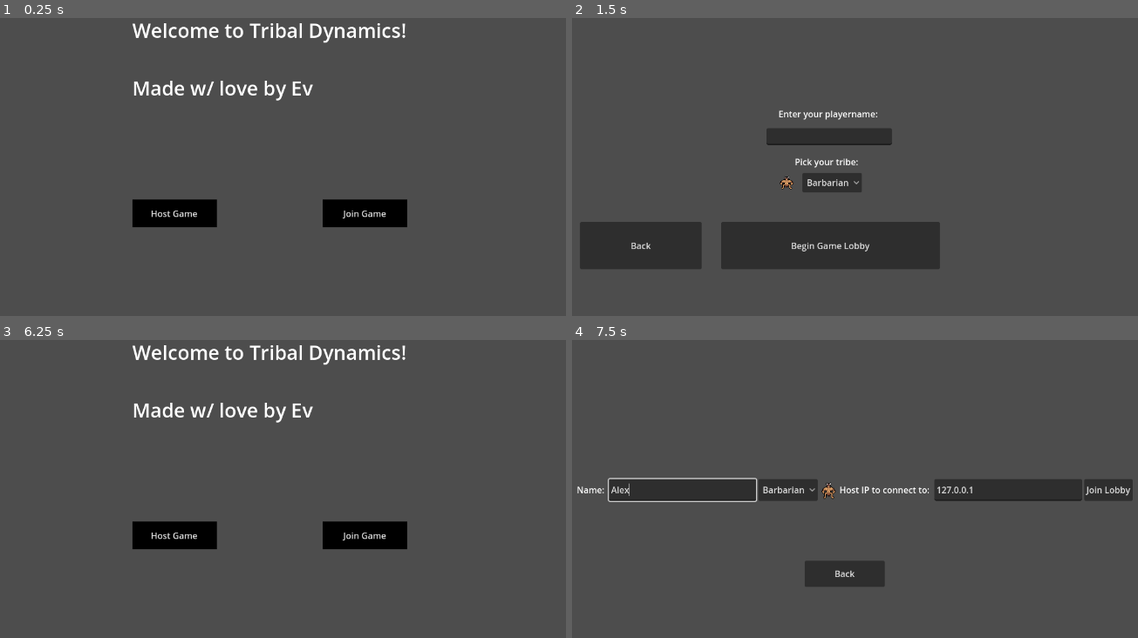
Above: before the commit, frames 1-4 (two rows, left to right).
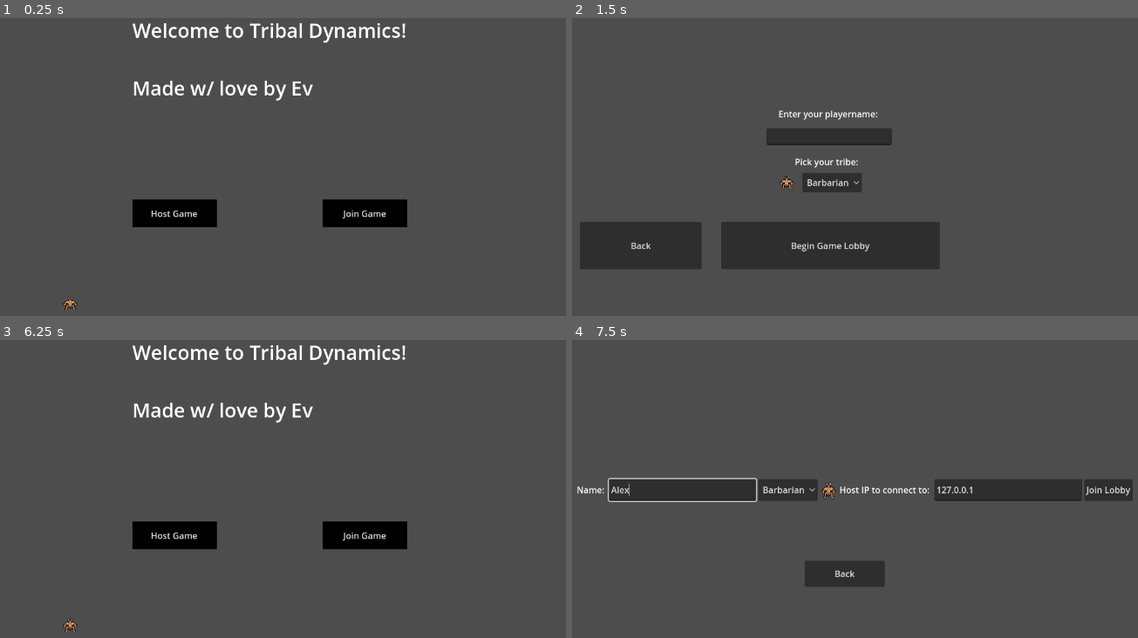
Above: after the commit, the same moments.

Repository: OneWhoLepps/TribalDynamics
Game: Godot game, scene res://Scenes/RefactoredTribalDynamics/MainScene.tscn
The game is run twice, just before and just after one commit, with the same random seed, the same clock (stepped at 60 frames per second) and the same inputs.
Inputs (mouse positions are in pixels of both pictures, inside the frame that each line leads up to):
- Up to frame 1 (0.25 s): no input
- Up to frame 2 (1.5 s): tap Enter at 0.5 s; move the mouse to (1030, 155) at 0.52 s; click (1030, 155) at 0.67 s; click "Host Game" at 1.25 s
- Up to frame 3 (6.25 s): click (254, 459) at 2.02 s; type "Alex" at 2.1 s; click "Begin Game Lobby" at 2.75 s; click (175, 432) at 3.5 s; click (175, 432) at 4.25 s; click (96, 432) at 5 s; click "Leave" at 5.75 s
- Up to frame 4 (7.5 s): click "Join Game" at 6.5 s; click (685, 489) at 7.27 s; type "Alex" at 7.35 s

The runs differ from the first frame. In frame 1, less than 0.1% of the frame differs, in the area x 11-14%, y 93-98%; in frame 2, nothing differs; in frame 3, less than 0.1%; in frame 4, nothing differs.

Commit message:
Playing around with animations
-Figured out how to add animatedsprite2D to a scene, then strip bwalker's sprites from their sheets and add them as animations. Then put that sprite into its own scene, and added 'play' command to on-ready causing sprites to do its idle animation when game launches (wherever we've added this scene to)
-Removed a bunch of garbage stuff

Diff:
--- /dev/null
+++ b/Assets/AtlasTextures/MainSceneBackground.tres
@@ -0,0 +1,29 @@
+[gd_resource type="TileSet" load_steps=4 format=3 uid="uid://cys0i87qgnlo0"]
+
+[ext_resource type="Texture2D" uid="uid://dykswq60h4cob" path="res://Assets/Background/Tribal_Dynamics_BG-Sheet.png" id="1_065j0"]
+
+[sub_resource type="TileSetAtlasSource" id="TileSetAtlasSource_f7vgj"]
+texture = ExtResource("1_065j0")
+0:0/0 = 0
+1:0/0 = 0
+2:0/0 = 0
+3:0/0 = 0
+4:0/0 = 0
+5:0/0 = 0
+6:0/0 = 0
+7:0/0 = 0
+0:1/0 = 0
+1:1/0 = 0
+2:1/0 = 0
+3:1/0 = 0
+4:1/0 = 0
+5:1/0 = 0
+6:1/0 = 0
+7:1/0 = 0
+
+[sub_resource type="TileSetAtlasSource" id="TileSetAtlasSource_25lhs"]
+texture = ExtResource("1_065j0")
+
+[resource]
+sources/0 = SubResource("TileSetAtlasSource_f7vgj")
+sources/1 = SubResource("TileSetAtlasSource_25lhs")
--- /dev/null
+++ b/Assets/Barbarian/Animations/BarbGeneral-Idle.tscn
@@ -0,0 +1,40 @@
+[gd_scene load_steps=7 format=3 uid="uid://cwtijk6a5jivs"]
+
+[ext_resource type="Texture2D" uid="uid://di26wgalpe3o3" path="res://Assets/Barbarian/Tribal_Dynamics_BarbGeneral-Sheet.png" id="1_co7se"]
+[ext_resource type="Script" path="res://Assets/Barbarian/Animations/BarbGeneral.gd" id="2_mcga8"]
+
+[sub_resource type="AtlasTexture" id="AtlasTexture_pga33"]
+atlas = ExtResource("1_co7se")
+region = Rect2(32, 0, 32, 32)
+
+[sub_resource type="AtlasTexture" id="AtlasTexture_ockru"]
+atlas = ExtResource("1_co7se")
+region = Rect2(0, 0, 32, 32)
+
+[sub_resource type="AtlasTexture" id="AtlasTexture_dcjpy"]
+atlas = ExtResource("1_co7se")
+region = Rect2(64, 0, 32, 32)
+
+[sub_resource type="SpriteFrames" id="SpriteFrames_bg6yh"]
+animations = [{
+"frames": [{
+"duration": 1.0,
+"texture": SubResource("AtlasTexture_pga33")
+}, {
+"duration": 1.0,
+"texture": SubResource("AtlasTexture_ockru")
+}, {
+"duration": 1.0,
+"texture": SubResource("AtlasTexture_dcjpy")
+}],
+"loop": true,
+"name": &"default",
+"speed": 3.0
+}]
+
+[node name="BarbGeneral-idle" type="Node2D"]
+
+[node name="BarbGeneral" type="AnimatedSprite2D" parent="."]
+sprite_frames = SubResource("SpriteFrames_bg6yh")
+frame_progress = 0.792982
+script = ExtResource("2_mcga8")
--- /dev/null
+++ b/Assets/Barbarian/Animations/BarbGeneral.gd
@@ -0,0 +1,11 @@
+extends AnimatedSprite2D
+
+# Called when the node enters the scene tree for the first time.
+func _ready():
+	play("default")
+	pass # Replace with function body.
+
+
+# Called every frame. 'delta' is the elapsed time since the previous frame.
+func _process(delta):
+	pass
--- /dev/null
+++ b/Assets/GeneralIdleAnim-Picker/GeneralIdleAnim-Picker.tscn
@@ -0,0 +1,8 @@
+[gd_scene load_steps=2 format=3 uid="uid://btvehvw0fkxi0"]
+
+[ext_resource type="PackedScene" uid="uid://cwtijk6a5jivs" path="res://Assets/Barbarian/Animations/BarbGeneral-Idle.tscn" id="1_1bfr3"]
+
+[node name="GeneralIdleAnim-picker" type="Node2D"]
+
+[node name="BarbGeneral-idle" parent="." instance=ExtResource("1_1bfr3")]
+position = Vector2(14, 13)
--- a/Scenes/BoardMapData.tscn
+++ b/Scenes/BoardMapData.tscn
@@ -1,10 +1,105 @@
 [gd_scene load_steps=3 format=3 uid="uid://boardmapdata"]
 
-[ext_resource type="Script" path="res://Scripts/BoardMapData.gd" id="1_mapdata"]
 [ext_resource type="TileSet" uid="uid://bo1c6xmtqd31s" path="res://Assets/AtlasTextures/BoardTileSet.tres" id="1_vm857"]
+
+[sub_resource type="GDScript" id="GDScript_kdvsd"]
+script/source = "@tool
+extends TileMap
+
+# --- Configuration ---
+
+const TILESET_PATH    = \"res://Assets/BoardTileSet.tres\"
+const TILESET_TEXTURE = \"res://Assets/Background/Tribal_Dynamics_Tileset-Sheet.png\"
+const TILE_SIZE       = Vector2i(16, 16)
+
+# Toggle guide overlay from the Inspector while editing
+@export var show_guides: bool = true:
+	set(v):
+		show_guides = v
+		queue_redraw()
+
+# --- Guide data ---
+# Corner world positions matching Player Control node offsets in GameBoard.tscn.
+# Each player base should be roughly centered on these points when painting your map.
+const CORNER_POSITIONS = [
+	Vector2(295, 98),    # Seat 1 — top-left    (Knight)
+	Vector2(292, 604),   # Seat 2 — bottom-left  (Barb)
+	Vector2(964, 606),   # Seat 3 — bottom-right (Snail)
+	Vector2(962, 98),    # Seat 4 — top-right    (Vamp)
+]
+
+const CORNER_COLORS = [
+	Color(0.2, 0.6, 1.0),   # Blue
+	Color(1.0, 0.3, 0.3),   # Red
+	Color(0.3, 0.9, 0.3),   # Green
+	Color(1.0, 0.85, 0.2),  # Yellow
+]
+
+const CORNER_NAMES = [\"Seat 1 (Knight)\", \"Seat 2 (Barb)\", \"Seat 3 (Snail)\", \"Seat 4 (Vamp)\"]
+
+# --- Setup ---
+
+func _ready():
+	if tile_set == null:
+		tile_set = _load_or_create_tileset()
+
+func _load_or_create_tileset() -> TileSet:
+	if ResourceLoader.exists(TILESET_PATH):
+		return load(TILESET_PATH)
+	var ts = _build_tileset()
+	if Engine.is_editor_hint():
+		ResourceSaver.save(ts, TILESET_PATH)
+	return ts
+
+func _build_tileset() -> TileSet:
+	var ts     = TileSet.new()
+	ts.tile_size = TILE_SIZE
+	var source = TileSetAtlasSource.new()
+	source.texture             = load(TILESET_TEXTURE)
+	source.texture_region_size = TILE_SIZE
+	if source.texture:
+		var tex  = source.texture.get_size()
+		var cols = int(tex.x / TILE_SIZE.x)
+		var rows = int(tex.y / TILE_SIZE.y)
+		for col in range(cols):
+			for row in range(rows):
+				source.create_tile(Vector2i(col, row))
+	ts.add_source(source, 0)
+	return ts
+
+# --- Guide overlay (editor only) ---
+# Disable show_guides in the Inspector before running the game,
+# or it will draw over the board at runtime too.
+
+func _draw():
+	if not show_guides:
+		return
+	_draw_road_guides()
+	_draw_base_guides()
+
+func _draw_road_guides():
+	for i in range(CORNER_POSITIONS.size()):
+		for j in range(i + 1, CORNER_POSITIONS.size()):
+			draw_line(CORNER_POSITIONS[i], CORNER_POSITIONS[j], Color(1, 1, 1, 0.2), 4.0)
+
+func _draw_base_guides():
+	for i in range(CORNER_POSITIONS.size()):
+		var center = CORNER_POSITIONS[i]
+		var color  = CORNER_COLORS[i]
+		var rect   = Rect2(center - Vector2(32, 32), Vector2(64, 64))
+		draw_rect(rect, color * Color(1, 1, 1, 0.2), true)
+		draw_rect(rect, color, false, 2.0)
+		draw_string(
+			ThemeDB.fallback_font,
+			center + Vector2(-28, -36),
+			CORNER_NAMES[i],
+			HORIZONTAL_ALIGNMENT_LEFT, -1, 11,
+			Color(1, 1, 1, 0.9)
+		)
+"
 
 [node name="BoardMapData" type="TileMap"]
 tile_set = ExtResource("1_vm857")
 format = 2
 layer_0/tile_data = PackedInt32Array(2293775, 0, 0, 2359311, 0, 3, 2424847, 0, 3, 2293776, 65536, 0, 2359312, 65536, 3, …(66135 unchanged characters)…
-script = ExtResource("1_mapdata")
+script = SubResource("GDScript_kdvsd")
--- a/Scenes/RefactoredTribalDynamics/MainScene.tscn
+++ b/Scenes/RefactoredTribalDynamics/MainScene.tscn
@@ -1,6 +1,7 @@
-[gd_scene load_steps=5 format=3 uid="uid://csu3gmiv2ib54"]
+[gd_scene load_steps=6 format=3 uid="uid://csu3gmiv2ib54"]
 
 [ext_resource type="Script" path="res://Scripts/RefactoredTribalDynamics/MainScene.gd" id="1_hohkm"]
+[ext_resource type="PackedScene" uid="uid://btvehvw0fkxi0" path="res://Assets/GeneralIdleAnim-Picker/GeneralIdleAnim-Picker.tscn" id="2_k6uko"]
 
 [sub_resource type="StyleBoxFlat" id="StyleBoxFlat_xpesv"]
 bg_color = Color(0, 0, 0, 1)
@@ -54,5 +55,8 @@
 position = Vector2(576, 324)
 scale = Vector2(1.59116, 0.576512)
 
+[node name="GeneralIdleAnim-picker" parent="." instance=ExtResource("2_k6uko")]
+position = Vector2(198, 584)
+
 [connection signal="pressed" from="HostButton" to="." method="_on_HostButton_pressed"]
 [connection signal="pressed" from="JoinButton" to="." method="_on_JoinButton_pressed"]
--- a/Scenes/TutorialLobbyScene.tscn
+++ /dev/null
@@ -1,93 +0,0 @@
-[gd_scene load_steps=2 format=3 uid="uid://c8uj83j820gw3"]
-
-[ext_resource type="Script" path="res://Scenes/TutorialMultiplayerController.gd" id="1_22qk0"]
-
-[node name="TutorialLobbyScene" type="Control"]
-layout_mode = 3
-anchors_preset = 15
-anchor_right = 1.0
-anchor_bottom = 1.0
-offset_left = 2.0
-offset_top = 23.0
-offset_right = 306.0
-offset_bottom = 252.0
-grow_horizontal = 2
-grow_vertical = 2
-script = ExtResource("1_22qk0")
-
-[node name="HostGame" type="Button" parent="."]
-layout_mode = 0
-offset_left = 64.0
-offset_top = 67.0
-offset_right = 108.0
-offset_bottom = 97.0
-text = "Host"
-
-[node name="JoinGame" type="Button" parent="."]
-layout_mode = 0
-offset_left = 125.0
-offset_top = 67.0
-offset_right = 163.0
-offset_bottom = 98.0
-text = "Join"
-
-[node name="StartGame" type="Button" parent="."]
-layout_mode = 0
-offset_left = 183.0
-offset_top = 67.0
-offset_right = 229.0
-offset_bottom = 98.0
-disabled = true
-text = "Start"
-
-[node name="LineEdit" type="LineEdit" parent="."]
-layout_mode = 0
-offset_left = 98.0
-offset_top = 23.0
-offset_right = 336.0
-offset_bottom = 54.0
-
-[node name="NameLabel" type="Label" parent="."]
-layout_mode = 0
-offset_left = 34.0
-offset_top = 23.0
-offset_right = 74.0
-offset_bottom = 46.0
-rotation = -0.00103556
-text = "Name:"
-
-[node name="IPandPortLabel" type="Label" parent="."]
-layout_mode = 0
-offset_left = 355.0
-offset_top = 29.0
-offset_right = 533.0
-offset_bottom = 52.0
-rotation = -0.00103556
-text = "Host IP to connect to:"
-autowrap_mode = 2
-
-[node name="IPTextField" type="LineEdit" parent="."]
-layout_mode = 0
-offset_left = 524.0
-offset_top = 29.0
-offset_right = 762.0
-offset_bottom = 60.0
-
-[node name="ReadonlyChatbox" type="ItemList" parent="."]
-layout_mode = 0
-offset_left = 796.0
-offset_right = 1301.0
-offset_bottom = 112.0
-
-[node name="Button" type="Button" parent="."]
-layout_mode = 0
-offset_left = 524.0
-offset_top = 67.0
-offset_right = 742.0
-offset_bottom = 85.0
-text = "Restart game"
-
-[connection signal="button_down" from="HostGame" to="." method="_on_host_game_button_down"]
-[connection signal="button_down" from="JoinGame" to="." method="_on_join_game_button_down"]
-[connection signal="button_down" from="StartGame" to="." method="_on_start_game_button_down"]
-[connection signal="button_down" from="Button" to="." method="_on_button_button_down"]
--- a/Scenes/TutorialMultiplayerController.gd
+++ /dev/null
@@ -1,198 +0,0 @@
-extends Control
-
-@export var Address: String = "127.0.0.1"
-@export var port: int = 8910
-
-@onready var chatbox: ItemList = $ReadonlyChatbox
-@onready var name_input: LineEdit = $LineEdit
-@onready var start_button: Button = $StartGame
-@onready var ip_input: LineEdit = $IPTextField
-
-
-var peer
-
-func _ready():
-	multiplayer.peer_connected.connect(peer_connected)
-	multiplayer.peer_disconnected.connect(peer_disconnected)
-	multiplayer.connected_to_server.connect(connected_to_server)
-	multiplayer.connection_failed.connect(connection_failed)
-	start_button.disabled = true
-
-func _on_host_game_button_down() -> void:
-	peer = ENetMultiplayerPeer.new()
-	var error = peer.create_server(port, 4)
-	if error != OK:
-		print("Cannot host: ", error)
-		return
-
-	peer.get_host().compress(ENetConnection.COMPRESS_RANGE_CODER)
-	multiplayer.set_multiplayer_peer(peer)
-	start_button.disabled = false
-
-	var my_id: int = multiplayer.get_unique_id()
-	HostGame(name_input.text, my_id, GameManager.RED)
-
-func HostGame(playerName, id, color):
-	if !GameManager.Players.has(id):
-		GameManager.Players[id] = {
-			"name": playerName,
-			"id": id,
-			"color": color,
-			"health": 10,
-			"storedUnitCount": 3
-			}
-
-		var message: String = "%s has joined the lobby with color %s." % [name, color]
-		GameManager.Chatbox.append(message)
-		refresh_chatbox()
-
-func _on_join_game_button_down() -> void:
-	peer = ENetMultiplayerPeer.new()
-	var error = peer.create_client(ip_input.text, port)
-
-	if error != OK:
-		print("Failed to connect to server. Error code: ", error)
-		match error:
-			ERR_CANT_CREATE: print("Cannot create client.")
-			ERR_CANT_CONNECT: print("Cannot connect to host.")
-			ERR_ALREADY_IN_USE: print("Already connected.")
-			_:
-				print("Unknown error.")
-		return
-	peer.get_host().compress(ENetConnection.COMPRESS_RANGE_CODER)
-	multiplayer.set_multiplayer_peer(peer)
-
-func _on_start_game_button_down():
-	if multiplayer.is_server():
-		start_game.rpc()
-
-@rpc("any_peer", "call_local")
-func start_game():
-	var scene: Node = preload("res://Scenes/GameBoard.tscn").instantiate()
-	scene.name = "GameBoard"
-	get_tree().root.add_child(scene)
-
-@rpc("any_peer", "call_local")
-func RemoveColorFromUnassignedList():
-	GameManager.OpenColors.pop_front()
-
-func peer_connected(id):
-	print("Player Connected: ", id)
-
-func peer_disconnected(id):
-	print("Player Disconnected: ", id)
-
-func connected_to_server():
-	print("Connected to server!")
-	#call request join on host client
-	RequestJoin.rpc_id(1, name_input.text, multiplayer.get_unique_id())
-
-@rpc("any_peer")
-func RequestJoin(playerName: String, id: int) -> void:
-	if !multiplayer.is_server():
-		return
-
-	if GameManager.OpenColors.is_empty():
-		print("No colors left!")
-		return
-
-	#server pops a color
-	var assigned_color = GameManager.OpenColors[0]
-	GameManager.OpenColors.pop_front()
-
-	#server adds join message to its own chatbox
-	#and adds player to its playerlist
-	var join_msg: String = "%s has joined the lobby with color %s." % [playerName, assigned_color]
-	GameManager.Chatbox.append(join_msg)
-	AddPlayerToGameManager(id, playerName, assigned_color)
-
-	#clients call requestjoin, and server executes
-
-	#send server chat history to client that calls this
-	SendFullChatHistory.rpc(GameManager.Chatbox)
-	#update server's chathistory
-	UpdateChatHistory(GameManager.Chatbox)
-
-
-	SendAvailableColors.rpc(GameManager.OpenColors)
-	SendAllPlayerData.rpc(GameManager.Players)
-
-@rpc("authority")
-func SendFullChatHistory(history: Array):
-	UpdateChatHistory(history)
-
-@rpc("authority")
-func SendAllPlayerData(players: Dictionary):
-	_sync_all_players(players)
-
-@rpc("authority")
-func SendAvailableColors(colors: Array):
-	GameManager.OpenColors = colors.duplicate()
-
-@rpc("any_peer")
-func SendPlayerInformation(playerName: String, id: int, color: int):
-	AddPlayerToGameManager(id, playerName, color)
-
-func UpdateChatHistory(history: Array):
-	GameManager.Chatbox = history.duplicate()
-	refresh_chatbox()
-
-func AddPlayerToGameManager(id: int, playerName: String, color: int):
-	GameManager.Players[id] = {
-		"id": id,
-		"name": playerName,
-		"color": color,
-		"health": 10,
-		"storedUnitCount": 3
-	}
-
-func _sync_all_players(players: Dictionary):
-	GameManager.Players.clear()
-	for id in players:
-		var player = players[id]
-		GameManager.Players[id] = {
-			"name": player["name"],
-			"color": player["color"],
-			"health": player["health"],
-			"unitsStored": player["storedUnitCount"],
-			"id": player["id"]
-		}
-
-func refresh_chatbox():
-	chatbox.clear()
-	for line in GameManager.Chatbox:
-		chatbox.add_item(line)
-
-func connection_failed():
-	print("Connection failed!")
-
-
-func _on_button_button_down():
-	if(multiplayer.get_unique_id() == 1):
-		request_restart_game.rpc_id(1)
-
-@rpc("any_peer", "call_local")
-func request_restart_game():
-	restart_game.rpc()
-
-@rpc("any_peer", "call_local")
-func restart_game():
-	# Reset player health
-	for player_id in GameManager.Players:
-		GameManager.Players[player_id].health = 10
-
-	# Queue-free old GameBoard scene
-	for child in get_tree().root.get_children():
-		if child.name == "GameBoard":
-			child.queue_free()
-
-	await get_tree().process_frame  # Wait until scene is really freed
-	await get_tree().process_frame  # Extra frame helps ensure it's gone
-
-	# Instantiate a new GameBoard
-	var new_game_scene: Node = preload("res://Scenes/GameBoard.tscn").instantiate()
-	new_game_scene.name = "GameBoard"
-	get_tree().root.add_child(new_game_scene)
-	var overlay := new_game_scene.get_node("OverlayContainer")
-	if overlay:
-		overlay.visible = false
--- a/Scripts/BoardMap.gd
+++ /dev/null
@@ -1,104 +0,0 @@
-extends TileMap
-
-# --- Tile atlas coordinates within Tribal_Dynamics_Tileset-Sheet.png ---
-# Tiles are 16×16. If something looks wrong, open the sheet in Godot's
-# TileSet inspector and adjust these Vector2i(column, row) values.
-const TILE_GRASS = Vector2i(0, 0)   # Plain green  — background fill
-const TILE_PATH  = Vector2i(0, 1)   # Brown/soil   — roads between bases
-const TILE_BASE  = Vector2i(1, 0)   # Bordered green — player corner zones
-
-const SOURCE_ID = 0
-
-# Board size in tiles (1280 / 16 = 80 wide, 720 / 16 = 45 tall)
-const BOARD_COLS = 80
-const BOARD_ROWS = 45
-
-# Tile coordinate of each player base — derived from the Control node offsets
-# in GameBoard.tscn (offset_left / 16, offset_top / 16).
-const BASE_POSITIONS = {
-	1: Vector2i(18, 6),   # Player 1 — top-left
-	2: Vector2i(18, 38),  # Player 2 — bottom-left
-	3: Vector2i(60, 38),  # Player 3 — bottom-right
-	4: Vector2i(60, 6),   # Player 4 — top-right
-}
-
-const BASE_RADIUS    = 3  # Tiles from center that form the base zone square
-const ROAD_HALF_WIDTH = 1  # Half-width of roads; actual road = 2n+1 tiles wide
-
-func _ready():
-	_configure_tileset()
-	_paint_board()
-
-# --- TileSet ----------------------------------------------------------------
-
-func _configure_tileset():
-	var ts     = TileSet.new()
-	ts.tile_size = Vector2i(16, 16)
-
-	var source = TileSetAtlasSource.new()
-	source.texture              = load("res://Assets/Assets/Assets/Tribal_Dynamics_Tileset-Sheet.png")
-	source.texture_region_size  = Vector2i(16, 16)
-	source.create_tile(TILE_GRASS)
-	source.create_tile(TILE_PATH)
-	source.create_tile(TILE_BASE)
-
-	ts.add_source(source, SOURCE_ID)
-	tile_set = ts
-
-# --- Painting ---------------------------------------------------------------
-
-func _paint_board():
-	_fill_background()
-	_draw_all_roads()
-	_draw_all_bases()
-
-func _fill_background():
-	for x in range(BOARD_COLS):
-		for y in range(BOARD_ROWS):
-			set_cell(0, Vector2i(x, y), SOURCE_ID, TILE_GRASS)
-
-func _draw_all_roads():
-	var seats = BASE_POSITIONS.keys()
-	for i in range(seats.size()):
-		for j in range(i + 1, seats.size()):
-			_draw_road(BASE_POSITIONS[seats[i]], BASE_POSITIONS[seats[j]])
-
-func _draw_road(from: Vector2i, to: Vector2i):
-	for point in _bresenham_line(from, to):
-		for dx in range(-ROAD_HALF_WIDTH, ROAD_HALF_WIDTH + 1):
-			for dy in range(-ROAD_HALF_WIDTH, ROAD_HALF_WIDTH + 1):
-				_set_board_cell(Vector2i(point.x + dx, point.y + dy), TILE_PATH)
-
-func _draw_all_bases():
-	for seat in BASE_POSITIONS:
-		_draw_base(BASE_POSITIONS[seat])
-
-func _draw_base(center: Vector2i):
-	for dx in range(-BASE_RADIUS, BASE_RADIUS + 1):
-		for dy in range(-BASE_RADIUS, BASE_RADIUS + 1):
-			_set_board_cell(Vector2i(center.x + dx, center.y + dy), TILE_BASE)
-
-func _set_board_cell(pos: Vector2i, atlas_coord: Vector2i):
-	if pos.x >= 0 and pos.x < BOARD_COLS and pos.y >= 0 and pos.y < BOARD_ROWS:
-		set_cell(0, pos, SOURCE_ID, atlas_coord)
-
-# --- Bresenham line ---------------------------------------------------------
-
-func _bresenham_line(from: Vector2i, to: Vector2i) -> Array:
-	var points = []
-	var x0 = from.x;  var y0 = from.y
-	var x1 = to.x;    var y1 = to.y
-	var dx = abs(x1 - x0);  var dy = -abs(y1 - y0)
-	var sx = 1 if x0 < x1 else -1
-	var sy = 1 if y0 < y1 else -1
-	var err = dx + dy
-	while true:
-		points.append(Vector2i(x0, y0))
-		if x0 == x1 and y0 == y1:
-			break
-		var e2 = 2 * err
-		if e2 >= dy:
-			err += dy;  x0 += sx
-		if e2 <= dx:
-			err += dx;  y0 += sy
-	return points
--- a/Scripts/BoardMapData.gd
+++ /dev/null
@@ -1,93 +0,0 @@
-@tool
-extends TileMap
-
-# --- Configuration ---
-
-const TILESET_PATH    = "res://Assets/BoardTileSet.tres"
-const TILESET_TEXTURE = "res://Assets/Background/Tribal_Dynamics_Tileset-Sheet.png"
-const TILE_SIZE       = Vector2i(16, 16)
-
-# Toggle guide overlay from the Inspector while editing
-@export var show_guides: bool = true:
-	set(v):
-		show_guides = v
-		queue_redraw()
-
-# --- Guide data ---
-# Corner world positions matching Player Control node offsets in GameBoard.tscn.
-# Each player base should be roughly centered on these points when painting your map.
-const CORNER_POSITIONS = [
-	Vector2(295, 98),    # Seat 1 — top-left    (Knight)
-	Vector2(292, 604),   # Seat 2 — bottom-left  (Barb)
-	Vector2(964, 606),   # Seat 3 — bottom-right (Snail)
-	Vector2(962, 98),    # Seat 4 — top-right    (Vamp)
-]
-
-const CORNER_COLORS = [
-	Color(0.2, 0.6, 1.0),   # Blue
-	Color(1.0, 0.3, 0.3),   # Red
-	Color(0.3, 0.9, 0.3),   # Green
-	Color(1.0, 0.85, 0.2),  # Yellow
-]
-
-const CORNER_NAMES = ["Seat 1 (Knight)", "Seat 2 (Barb)", "Seat 3 (Snail)", "Seat 4 (Vamp)"]
-
-# --- Setup ---
-
-func _ready():
-	if tile_set == null:
-		tile_set = _load_or_create_tileset()
-
-func _load_or_create_tileset() -> TileSet:
-	if ResourceLoader.exists(TILESET_PATH):
-		return load(TILESET_PATH)
-	var ts = _build_tileset()
-	if Engine.is_editor_hint():
-		ResourceSaver.save(ts, TILESET_PATH)
-	return ts
-
-func _build_tileset() -> TileSet:
-	var ts     = TileSet.new()
-	ts.tile_size = TILE_SIZE
-	var source = TileSetAtlasSource.new()
-	source.texture             = load(TILESET_TEXTURE)
-	source.texture_region_size = TILE_SIZE
-	if source.texture:
-		var tex  = source.texture.get_size()
-		var cols = int(tex.x / TILE_SIZE.x)
-		var rows = int(tex.y / TILE_SIZE.y)
-		for col in range(cols):
-			for row in range(rows):
-				source.create_tile(Vector2i(col, row))
-	ts.add_source(source, 0)
-	return ts
-
-# --- Guide overlay (editor only) ---
-# Disable show_guides in the Inspector before running the game,
-# or it will draw over the board at runtime too.
-
-func _draw():
-	if not show_guides:
-		return
-	_draw_road_guides()
-	_draw_base_guides()
-
-func _draw_road_guides():
-	for i in range(CORNER_POSITIONS.size()):
-		for j in range(i + 1, CORNER_POSITIONS.size()):
-			draw_line(CORNER_POSITIONS[i], CORNER_POSITIONS[j], Color(1, 1, 1, 0.2), 4.0)
-
-func _draw_base_guides():
-	for i in range(CORNER_POSITIONS.size()):
-		var center = CORNER_POSITIONS[i]
-		var color  = CORNER_COLORS[i]
-		var rect   = Rect2(center - Vector2(32, 32), Vector2(64, 64))
-		draw_rect(rect, color * Color(1, 1, 1, 0.2), true)
-		draw_rect(rect, color, false, 2.0)
-		draw_string(
-			ThemeDB.fallback_font,
-			center + Vector2(-28, -36),
-			CORNER_NAMES[i],
-			HORIZONTAL_ALIGNMENT_LEFT, -1, 11,
-			Color(1, 1, 1, 0.9)
-		)
--- a/Scripts/GameBoard.gd
+++ b/Scripts/GameBoard.gd
@@ -9,7 +9,13 @@
 }
 
 const GENERAL_SCALE = Vector2(2.0, 2.0)
-
+# Per-tribe idle animation config: [frame_count, frame_width, frame_height]
+const GENERAL_ANIM_INFO = {
+	"barb": {"frames": 3, "frame_w": 32, "frame_h": 32},
+	# add other tribes here as you get their sheets, e.g.:
+	# "forest": {"frames": 4, "frame_w": 32, "frame_h": 32},
+}
+const GENERAL_ANIM_FPS = 6.0
 # --- Heart display ---
 # Atlas regions inside Tribal_Dynamics_UIAssets.png (8×8 px sprites)
 const UI_ASSETS_PATH    = "res://Assets/Fonts/Tribal_Dynamics_UIAssets.png"
@@ -62,14 +68,32 @@
 				break
 		if player == null:
 			continue
-
-		var tribe = player.tribe
-		var sprite = Sprite2D.new()
-		sprite.texture  = GameManager.TRIBE_GENERAL_TEXTURES[tribe]
-		sprite.position = GENERAL_POSITIONS[seat]
-		sprite.scale    = GENERAL_SCALE
-		sprite.z_index  = 0
-		add_child(sprite)
+		var tribe = GameManager.tribe_names[player.tribe]
+		var sheet = GameManager.TRIBE_GENERAL_ANIMATION_SHEETS[player.tribe]
+
+		var anim_sprite = AnimatedSprite2D.new()
+		anim_sprite.sprite_frames = _build_idle_frames(sheet, tribe)
+		anim_sprite.animation = "idle"
+		anim_sprite.play()
+		anim_sprite.position = GENERAL_POSITIONS[seat]
+		anim_sprite.scale    = GENERAL_SCALE
+		anim_sprite.z_index  = 0
+		add_child(anim_sprite)
+
+func _build_idle_frames(sheet: Texture2D, tribe: String) -> SpriteFrames:
+	var info = GENERAL_ANIM_INFO.get(tribe, {"frames": 1, "frame_w": sheet.get_width(), "frame_h": sheet.get_height()})
+	var frames = SpriteFrames.new()
+	frames.add_animation("idle")
+	frames.set_animation_speed("idle", GENERAL_ANIM_FPS)
+	frames.set_animation_loop("idle", true)
+
+	for i in range(info["frames"]):
+		var atlas = AtlasTexture.new()
+		atlas.atlas = sheet
+		atlas.region = Rect2(i * info["frame_w"], 0, info["frame_w"], info["frame_h"])
+		frames.add_frame("idle", atlas)
+
+	return frames
 
 func _setup_heart_displays():
 	var texture = load(UI_ASSETS_PATH)
--- a/Scripts/RefactoredTribalDynamics/GameManager.gd
+++ b/Scripts/RefactoredTribalDynamics/GameManager.gd
@@ -18,6 +18,12 @@
 	GameManager.TribeEnum.BARBARIAN: preload("res://Assets/Barbarian/Tribal_Dynamics_BarbGeneral.png"),
 	GameManager.TribeEnum.KNIGHT:    preload("res://Assets/Knight/Tribal_Dynamics_KnightGeneral.png"),
 	GameManager.TribeEnum.VAMPIRE:   preload("res://Assets/Vampire/Tribal_Dynamics_VampGeneral.png"),
+	GameManager.TribeEnum.SNAIL:     preload("res://Assets/Snail/Tribal_Dynamics_SnailGeneral.png"),
+}
+const TRIBE_GENERAL_ANIMATION_SHEETS = {
+	GameManager.TribeEnum.BARBARIAN: preload("res://Assets/Barbarian/Tribal_Dynamics_BarbGeneral-Sheet.png"),
+	GameManager.TribeEnum.KNIGHT:    preload("res://Assets/Knight/Tribal_Dynamics_KnightGeneral_AnimationsIdle.png"),
+	GameManager.TribeEnum.VAMPIRE:   preload("res://Assets/Vampire/Tribal_Dynamics_VampGeneralAnimationIdle.png"),
 	GameManager.TribeEnum.SNAIL:     preload("res://Assets/Snail/Tribal_Dynamics_SnailGeneral.png"),
 }
 enum GameStates { LOBBY, INGAME, ENDED }
Binary file added: Assets/Barbarian/Tribal_Dynamics_BarbGeneral-Sheet.png
Not shown, added: Assets/Barbarian/Tribal_Dynamics_BarbGeneral-Sheet.png.import
